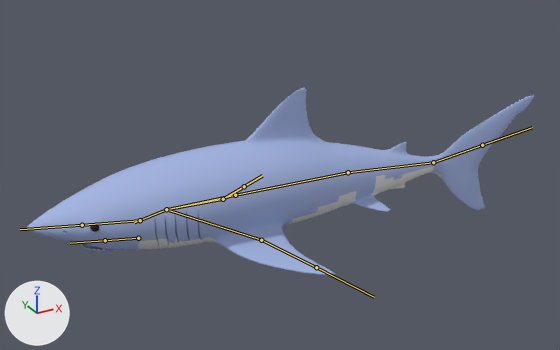
The FBX model AnimalFbx/Shark.fbx as it was, and as the next commit left it.
Both versions are drawn from a 50 mm camera at (-2.86, -4.93, 2.61) aimed at (-0.1, 0.1, 0.09). The lights are fixed; the arrows at lower left show +X, +Y and +Z. Both versions are drawn at frame 1 of the action 'Armature|Action.001'; the numbers are the values there. The bones that bend it are drawn over the model as lines.

The first picture shows 'Cylinder2_cut5'.
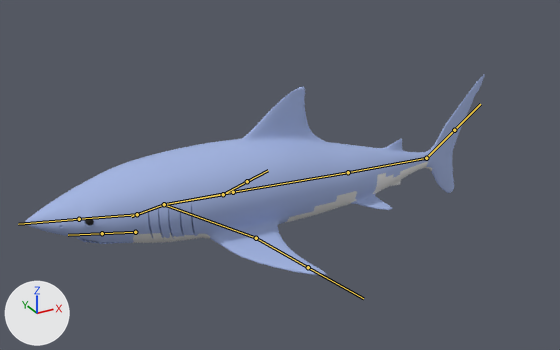
What differs and where, as boxes (x1, y1, x2, y2) in the pictures (560 x 350 px):
'Cylinder2_cut5', posed (9% narrower, 7% taller): before (27, 87, 535, 275); after (25, 74, 485, 276)
bone 'Bone', root to tip: before (348, 172) to (235, 195); after (348, 172) to (233, 192)
bone 'Bone.003', root to tip: before (140, 220) to (82, 225); after (137, 214) to (79, 219)
bone 'Bone.006', root to tip: before (166, 209) to (223, 199); after (164, 204) to (223, 194)
bone 'Bone.005', root to tip: before (348, 172) to (433, 162); after (348, 172) to (426, 158)
bone 'Bone.010', root to tip: before (433, 162) to (482, 145); after (426, 158) to (454, 130)

Patch to the scene script:
```diff
--- a/AnimalFbx/Shark.fbx.py
+++ b/AnimalFbx/Shark.fbx.py
@@ bone_bone @@
 bone_bone = bpy.data.objects['Armature'].pose.bones['Bone']
-bone_bone.rotation_quaternion = (0.999, -0.052, 0.001, 0.0)  # degrees (-6, 0, 0)
+bone_bone.rotation_quaternion = (0.997, -0.082, 0.002, 0.0)  # degrees (-9, 0, 0)
@@ bone_bone_003 @@
 bone_bone_003 = bpy.data.objects['Armature'].pose.bones['Bone.003']  # child of 'Bone.002'
-bone_bone_003.rotation_quaternion = (1.0, -0.001, 0.003, 0.01)  # degrees (0, 0, 1)
+bone_bone_003.rotation_quaternion = (1.0, -0.002, 0.008, 0.029)  # degrees (0, 1, 3)
@@ bone_bone_006 @@
 bone_bone_006 = bpy.data.objects['Armature'].pose.bones['Bone.006']  # child of 'Bone.001'
-bone_bone_006.rotation_quaternion = (1.0, -0.004, 0.008, 0.004)  # degrees (0, 1, 0)
+bone_bone_006.rotation_quaternion = (1.0, -0.01, 0.02, 0.01)  # degrees (-1, 2, 1)
@@ bone_bone_005 @@
 bone_bone_005 = bpy.data.objects['Armature'].pose.bones['Bone.005']
-bone_bone_005.rotation_quaternion = (0.996, 0.0, 0.002, 0.091)  # degrees (0, 0, 10)
+bone_bone_005.rotation_quaternion = (1.0, 0.0, 0.0, 0.019)  # degrees (0, 0, 2)
@@ bone_bone_010 @@
 bone_bone_010 = bpy.data.objects['Armature'].pose.bones['Bone.010']  # child of 'Bone.005'
-bone_bone_010.rotation_quaternion = (0.994, 0.017, -0.03, 0.108)  # degrees (2, -4, 12)
+bone_bone_010.rotation_quaternion = (0.986, 0.02, 0.068, -0.152)  # degrees (1, 8, -18)
```
